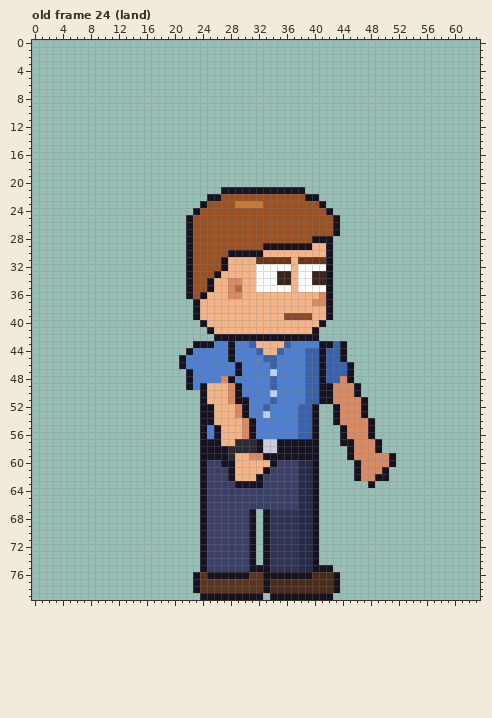
Two states of a pixel-art file, sprites/custom/custom_intern_short_right_anim.aseprite. The picture above was drawn from the file before the commit.
64x80 pixels, 123 frames. Colours within 5 levels of each other are drawn and written as one. Shown: old frame 24 (land). The commit also changed other frames, which this record leaves out.
New version:
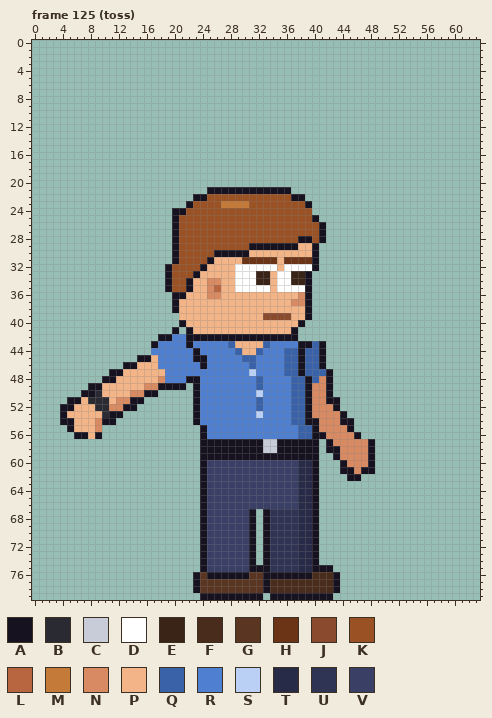
Palette (. is transparent): A #17121f  B #2a2a33  C #c8ccd8  D #ffffff  E #3a2418  F #4a2c1c  G #5a3522  H #6b3416  J #8a4a2e  K #9a5124  L #b8663f  M #c47a38  N #d88a62  P #f3b488  Q #3a62a8  R #4f7fd0  S #bbd0f5  T #272b48  U #2f3354  V #3a3f66
A new or re-ordered frame is compared with the old frame closest to it.
Diff:
frames 123 -> 129
--- frame 125 (toss) is new; against old frame 24 (land)
@@ x 0..63 @@
 20 ................................................................
-21 ...........................AAAAAAAAAAAA.........................
-22 .........................AAKKKKKKKKKKKKAA.......................
-23 ........................AKKKKMMMMKKKKKKKKA......................
-24 .......................AKKKKKKKKKKKKKKKKKKA.....................
-25 ......................AKKKKKKKKKKKKKKKKKKKKA....................
-26 ......................AKKKKKKKKKKKKKKKKKKKKA....................
-27 ......................AKKKKKKKKKKKKKKKKKKKKA....................
-28 ......................AKKKKKKKKKKKKKKKKKAAA.....................
-29 ......................AKKKKKKKKKKAAAAAAAPPA.....................
-30 ......................AKKKKKAAAAAPPPPPPPPPA.....................
-31 ......................AKKKKAPPPPHHHHHPHHHHA.....................
-32 ......................AKKKKAPPPPDDDDDPDDDDA.....................
-33 ......................AKKKAPPPPPDDDEEPDDEEA.....................
-34 ......................AKKAPPNNPPDDDEEPDDEEA.....................
-35 ......................AKKAPPNLPPDDDDDPDDDDA.....................
-36 ......................AKAPPPNNPPPPPPPPPPPNA.....................
-37 .......................APPPPPPPPPPPPPPPPNNA.....................
-38 .......................APPPPPPPPPPPPPPPPPPA.....................
-39 .......................APPPPPPPPPPPPJJJJPPA.....................
-40 ........................APPPPPPPPPPPPPPPPA......................
-41 .........................APPPPPPPPPPPPPPA.......................
-42 ..........................AAAAAAAAAAAAAAA.......................
-43 .......................AAARRARRQPPPPQRRRRAAQA...................
-44 ......................ARRRRRARRRQPPQRRRQQAQQA...................
-45 .....................ARRRRRRARRRRQQRRRRQQAQQA...................
-46 .....................ARRRRRRRARRRRQRRRRQQAQQQA..................
-47 ......................ARRRRRRARRRRSRRRRQQAQQQA..................
-48 ......................ARRRRNARRRRRQRRRRQQAQQNA..................
-49 ......................ARAPPPNARRRRQRRRRQQAANNNA.................
-50 ........................APPPNARRRRSRRRRQQAANNNA.................
-51 ........................APPPNAARRRQRRRRQQAANNNNA................
-52 ........................AAPPPNARRQRRRRQQA..ANNNA................
-53 ........................AAPPPNARRSRRRRQQA..ANNNA................
-54 ........................AAPPPPNARRRRRRQQA..ANNNNA...............
-55 ........................ARAPPPNARRRRRRQQA...ANNNA...............
-56 ........................ARAPPPNARRRRRRQQA...ANNNA...............
-57 ........................AAAPPBBBACCAAAAAA...AANNNA..............
-58 ........................AAAABBBBACCAAAAAA....ANNNA..............
-59 ........................AAAABPPNNAAAAAAAA....ANNNNNA............
-60 ........................AVVAAPPPPPAVVVTTA.....ANNNNA............
-61 ........................AVVVAPPPPAVVVVTTA.....ANNNA.............
-62 ........................AVVVAPPPAVVVVVTTA.....ANNAA.............
-63 ........................AVVVVAAAAVVVVVTTA.......A...............
+21 .........................AAAAAAAAAAAA...........................
+22 .......................AAKKKKKKKKKKKKAA.........................
+23 ......................AKKKKMMMMKKKKKKKKA........................
+24 ....................AAKKKKKKKKKKKKKKKKKK........................
+25 ....................AKKKKKKKKKKKKKKKKKKKA.......................
+26 ....................AKKKKKKKKKKKKKKKKKKKKA......................
+27 ....................AKKKKKKKKKKKKKKKKKKKKA......................
+28 ....................AKKKKKKKKKKKKKKKKKAAKA......................
+29 ....................AKKKKKKKKKKAAAAAAAPPA.......................
+30 ....................AKKKKKAAAAAPPPPPPPPPA.......................
+31 ....................AKKKKAPPPPHHHHHPHHHHA.......................
+32 ...................AKKKKAPPPPDDDDDDPDDDDA.......................
+33 ...................AKKKAPPPPPDDDEEPDDEEA........................
+34 ...................AKKAPPNNPPDDDEEPDDEEA........................
+35 ...................AKKAPPNLPPDDDDDPDDDDA........................
+36 ....................AAPPPNNPPPPPPPPPPPNA........................
+37 ....................APPPPPPPPPPPPPPPPNNA........................
+38 ....................APPPPPPPPPPPPPPPPPPA........................
+39 .....................PPPPPPPPPPPPJJJJPPA........................
+40 .....................APPPPPPPPPPPPPPPPA.........................
+41 ....................A.APPPPPPPPPPPPPPA..........................
+42 ..................AARRAAAAAAAAAAAAAAAA..........................
+43 .................ARRRRARRRRRQPPPPQRRRRAAQA......................
+44 .................RRRRRRARRRRRQPPQRRRQQAQQA......................
+45 ...............AAPRRRRRAARRRRRQQRRRRQQAQQA......................
+46 .............AAPPPRRRRRRARRRRRRQRRRRQQAQQA......................
+47 ...........AAPPPPPPRRRRRRRRRRRRSRRRRQQAQQQA.....................
+48 ..........AAPPPPPPNRRRAARRRRRRRRQRRRRQQAQNA.....................
+49 ........AAPPPPPPNNAAAA.ARRRRRRRRQRRRRQQANNA.....................
+50 .......AABPPPPNNAA.....ARRRRRRRRSRRRRQQANNA.....................
+51 .....AAPBBBPNNAA.......ARRRRRRRRQRRRRQQANNAA....................
+52 ....AAPPPBBNNAA........ARRRRRRRRQRRRRQQANNNA....................
+53 ....APPPPPBAA..........ARRRRRRRRSRRRRQQANNNNA...................
+54 ....AAPPPNAA...........ARRRRRRRRRRRRRQQAANNNAA..................
+55 .....APPPN..............ARRRRRRRRRRRRRQQANNNNA..................
+56 ......AAPA..............ARRRRRRRRRRRRRQQAANNNNA.................
+57 ........................AAAAAAAAACCAAAAAA.ANNNNNA...............
+58 ........................AAAAAAAAACCAAAAAA.AANNNNA...............
+59 ........................AAAAAAAAAAAAAAAAA..ANNNNA...............
+60 ........................AVVVVVVVVVVVVVTTA...ANNNA...............
+61 ........................AVVVVVVVVVVVVVTTA...AANAA...............
+62 ........................AVVVVVVVVVVVVVTTA....AA.................
+63 ........................AVVVVVVVVVVVVVTTA.......................
 64 ........................AVVVVVVVVVVVVVTTA.......................
